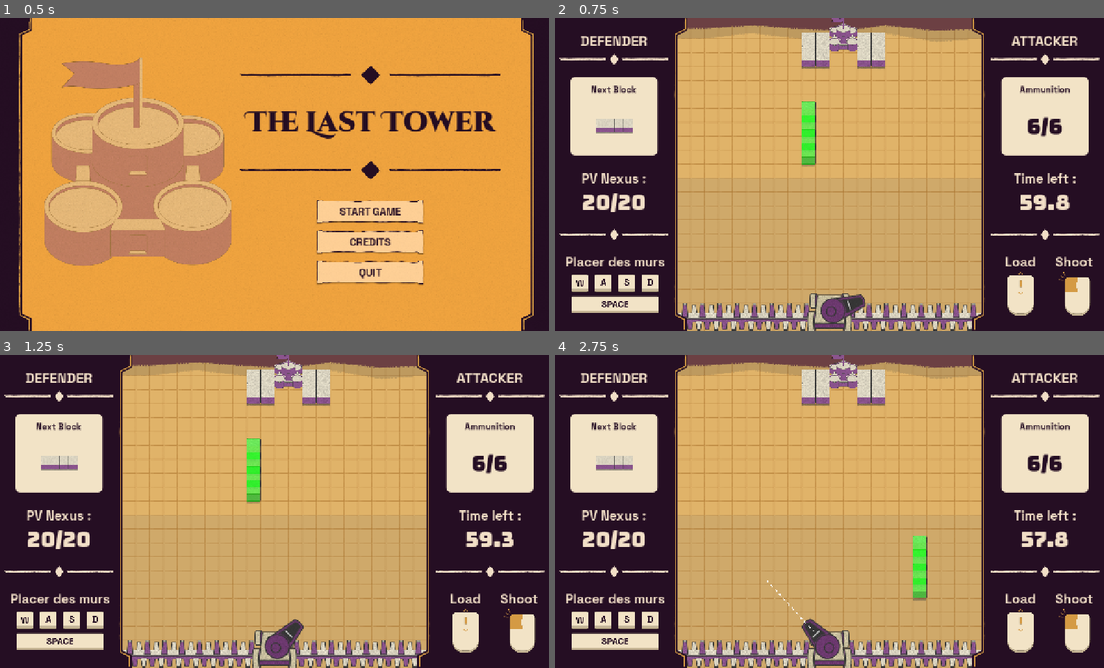
Above: before the commit, frames 1-4 (two rows, left to right).
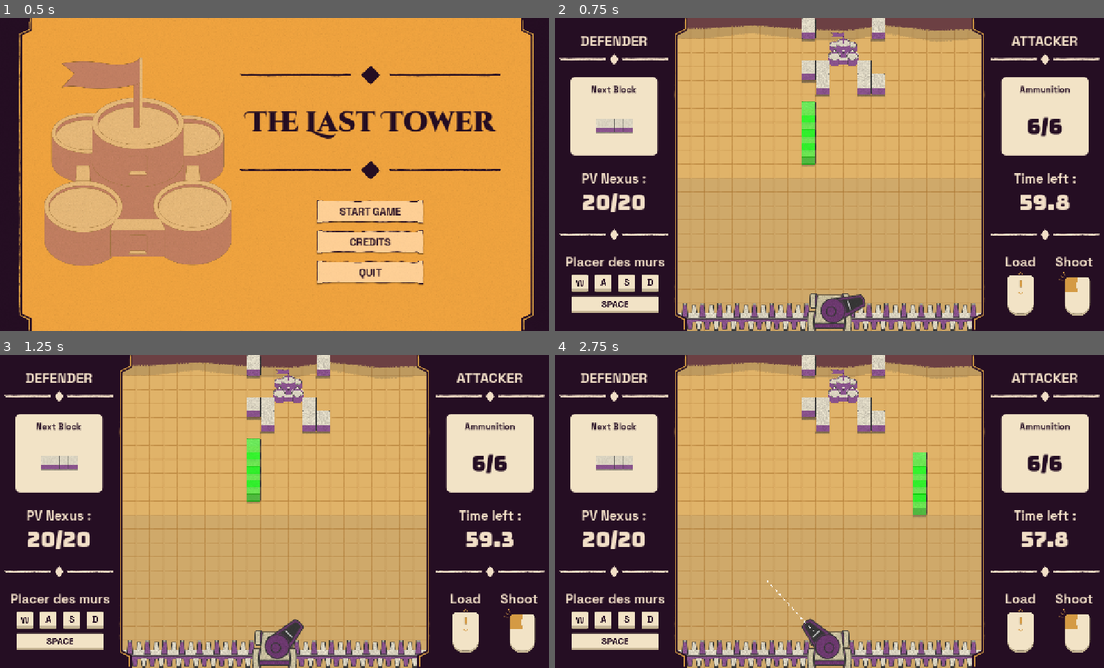
Above: after the commit, the same moments.

Repository: Angele-Bzl/construction
Game: Godot game, scene res://Scenes/title_screen.tscn
The game is run twice, just before and just after one commit, with the same random seed, the same clock (stepped at 60 frames per second) and the same inputs.
Inputs (mouse positions are in pixels of both pictures, inside the frame that each line leads up to):
- Up to frame 1 (0.5 s): no input
- Up to frame 2 (0.75 s): click "START GAME" at 0.5 s
- Up to frame 3 (1.25 s): no input
- Up to frame 4 (2.75 s): move the mouse to (950, 495) at 1.27 s; hold D (right) 1.28-2.03 s; click (950, 495) at 1.35 s; move the mouse to (719, 527) at 2.02 s; hold S (down) from 2.03 s (still down); tap Mouse wheel down (scroll_down) at 2.1 s

Frame 1 is identical in both runs. In frame 2, 2.7% of the frame differs, in the area x 44-61%, y 0-26%; in frame 3, 2.7%; in frame 4, 3.8%, in the area x 44-68%, y 0-79%.

Commit message:
Out of bound géré pour le posage de blocs

Diff:
--- a/construction/Prefabs/BlockPrefabs/PatternPrefabs/pattern_3.tscn
+++ b/construction/Prefabs/BlockPrefabs/PatternPrefabs/pattern_3.tscn
@@ -5,6 +5,7 @@
 
 [node name="Pattern3" unique_id=103748082 instance=ExtResource("1_wpsym")]
 pattern_img = ExtResource("2_sd6il")
+largeur = 64
 
 [node name="Block3" parent="." index="2" unique_id=502402122]
 position = Vector2(48, 48)
--- a/construction/Prefabs/BlockPrefabs/PatternPrefabs/pattern_4.tscn
+++ b/construction/Prefabs/BlockPrefabs/PatternPrefabs/pattern_4.tscn
@@ -5,6 +5,8 @@
 
 [node name="Pattern4" unique_id=103748082 instance=ExtResource("1_50ggh")]
 pattern_img = ExtResource("2_0e8jh")
+largeur = 128
+hauteur = 32
 
 [node name="Block4" parent="." index="3" unique_id=1347714736]
 position = Vector2(112, 16)
--- a/construction/Prefabs/BlockPrefabs/PatternPrefabs/pattern_5.tscn
+++ b/construction/Prefabs/BlockPrefabs/PatternPrefabs/pattern_5.tscn
@@ -6,6 +6,8 @@
 [node name="Pattern5" unique_id=103748082 instance=ExtResource("1_mrdss")]
 scale = Vector2(1, 0.99253726)
 pattern_img = ExtResource("2_ymqy0")
+largeur = 64
+hauteur = 96
 
 [node name="Block3" parent="." index="2" unique_id=502402122]
 position = Vector2(16, 80.60151)
--- a/construction/Prefabs/BlockPrefabs/PatternPrefabs/pattern_7.tscn
+++ b/construction/Prefabs/BlockPrefabs/PatternPrefabs/pattern_7.tscn
@@ -5,6 +5,8 @@
 
 [node name="Pattern7" unique_id=103748082 instance=ExtResource("1_6naft")]
 pattern_img = ExtResource("2_mucfk")
+largeur = 32
+hauteur = 128
 
 [node name="Block2" parent="." index="1" unique_id=1292690081]
 position = Vector2(16, 112)
--- a/construction/Scenes/main_scene.tscn
+++ b/construction/Scenes/main_scene.tscn
@@ -61,7 +61,7 @@
 offset_left = 288.0
 offset_top = 16.0
 offset_right = 992.0
-offset_bottom = 684.8
+offset_bottom = 720.0
 mouse_filter = 2
 texture = ExtResource("7_76v2p")
 expand_mode = 1
--- a/construction/Scripts/Manager/GlobalManager.gd
+++ b/construction/Scripts/Manager/GlobalManager.gd
@@ -12,7 +12,7 @@
 const TILE : Vector2 = Vector2(32.0,32.0)
 
 const PLAYGROUND_COORD : Vector2 = Vector2(288.0,16.0)
-const PLAYGROUND_SIZE : Vector2 = Vector2(288.0,16.0)
+const PLAYGROUND_SIZE : Vector2 = Vector2(704.0,352.0)
 
 var starting_timer : float = 60.0
 var timer : Timer = Timer.new()
--- a/construction/Scripts/pattern.gd
+++ b/construction/Scripts/pattern.gd
@@ -3,6 +3,9 @@
 
 @export var pattern_img : CompressedTexture2D
 @onready var movement_cooldown = $MovementCooldown
+
+@export var largeur : int = 96
+@export var hauteur : int = 64
 
 var is_selected = false:
 	set(value):
@@ -18,17 +21,21 @@
 func _process(delta):
 	if is_selected and movement_cooldown.is_stopped():
 		if Input.is_action_pressed("left"):
-			global_position.x -= GlobalManager.TILE.x
-			movement_cooldown.start(0.08)
+			if !is_on_border_left():
+				global_position.x -= GlobalManager.TILE.x
+				movement_cooldown.start(0.08)
 		if Input.is_action_pressed("right"):
-			global_position.x += GlobalManager.TILE.x
-			movement_cooldown.start(0.08)
+			if !is_on_border_right():
+				global_position.x += GlobalManager.TILE.x
+				movement_cooldown.start(0.08)
 		if Input.is_action_pressed("up"):
-			global_position.y -= GlobalManager.TILE.y
-			movement_cooldown.start(0.08)
+			if !is_on_border_top():
+				global_position.y -= GlobalManager.TILE.y
+				movement_cooldown.start(0.08)
 		if Input.is_action_pressed("down"):
-			global_position.y += GlobalManager.TILE.y
-			movement_cooldown.start(0.08)
+			if !is_on_border_bottom():
+				global_position.y += GlobalManager.TILE.y
+				movement_cooldown.start(0.08)
 
 		if can_snap():
 			for block in get_blocks():
@@ -39,6 +46,38 @@
 
 		if Input.is_action_just_pressed("snap"):
 			snap_to_ground()
+
+func is_on_border_left() -> bool:
+	var border : bool = false
+
+	if global_position.x <= GlobalManager.PLAYGROUND_COORD.x:
+		border = true
+
+	return border
+
+func is_on_border_right() -> bool:
+	var border : bool = false
+
+	if global_position.x + largeur >= GlobalManager.PLAYGROUND_COORD.x + GlobalManager.PLAYGROUND_SIZE.x:
+		border = true
+
+	return border
+
+func is_on_border_top() -> bool:
+	var border : bool = false
+
+	if global_position.y <= GlobalManager.PLAYGROUND_COORD.y:
+		border = true
+
+	return border
+
+func is_on_border_bottom() -> bool:
+	var border : bool = false
+
+	if global_position.y + hauteur >= GlobalManager.PLAYGROUND_COORD.y + GlobalManager.PLAYGROUND_SIZE.y:
+		border = true
+
+	return border
 
 func get_blocks() -> Array[Block]:
 	var blocks : Array[Block]
